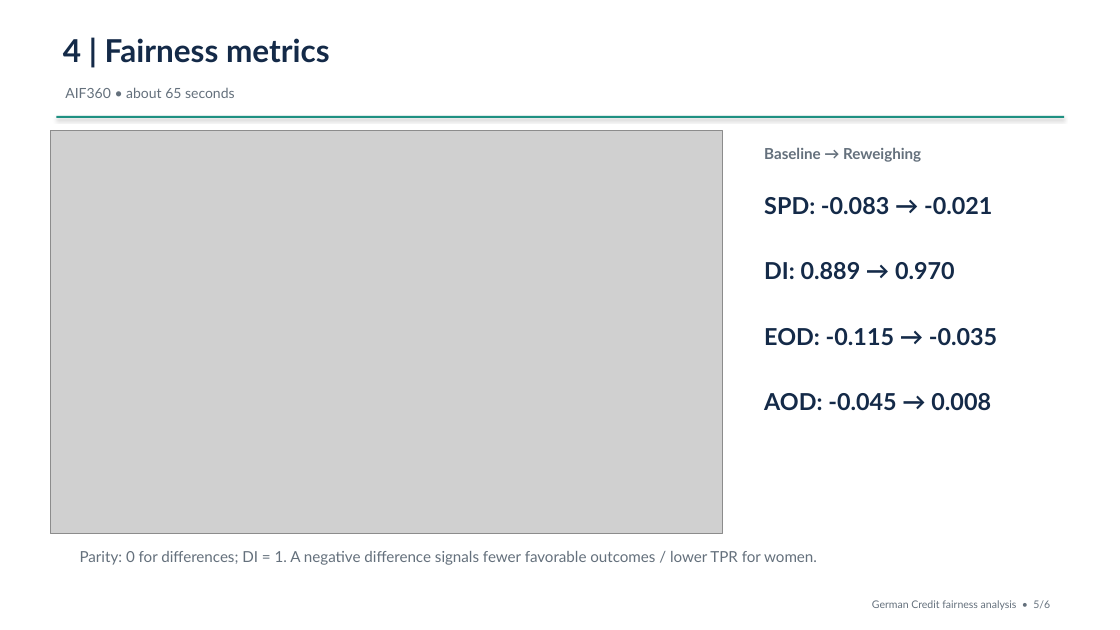
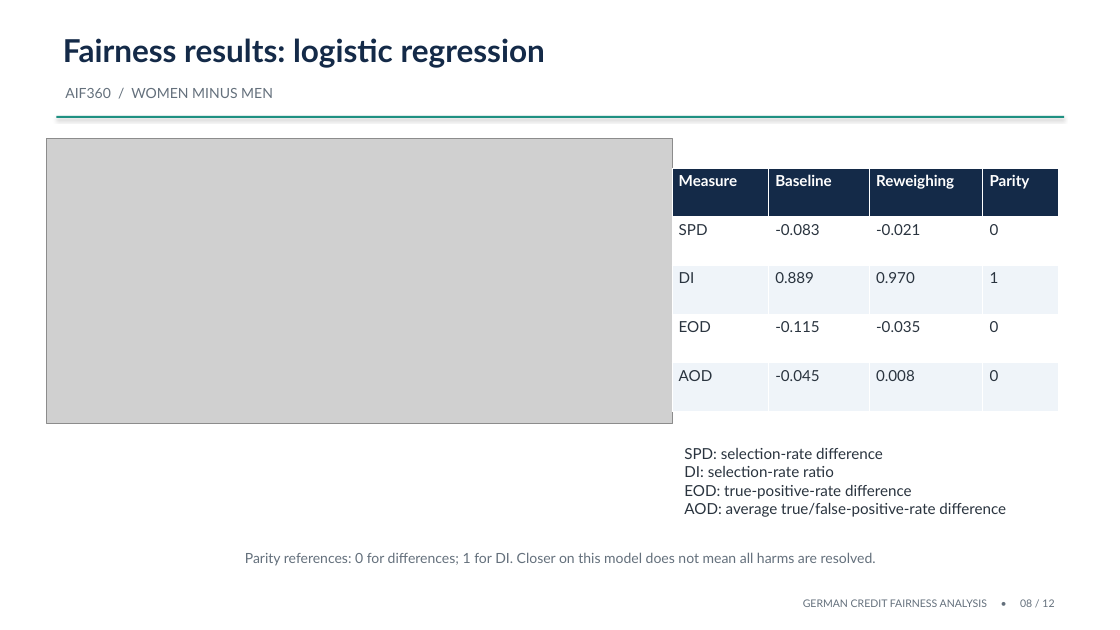
Before and after one commit to Bethel-g/German-Credit-Fairness-analysis, a slide deck: slide 8 of outputs/presentation.pptx (slide 5 before the commit). Drawn at 1120x630 pixels with LibreOffice and Linux fonts; fonts in the diff are those of the drawing; grey boxes stand for pictures. Boxes give left, top, right and bottom in pixels: in the first picture for what was removed or moved away, otherwise in the second. Text is boxed around its words. In the diff, an @@ line names an element or a change of style, - is before the commit and + after.

```diff
--- a/outputs/presentation.pptx
+++ b/outputs/presentation.pptx
@@ text at (63, 38, 545, 68): text changed @@
-4 | Fairness metrics
+Fairness results: logistic regression
@@ text at (65, 88, 273, 98): text changed @@
-AIF360 • about 65 seconds
+AIF360 / WOMEN MINUS MEN
@@ picture: place and size @@
-picture at (50, 130, 723, 534)
+picture at (46, 139, 672, 423)
@@ text removed at (764, 147, 921, 162) @@
-Baseline → Reweighing
@@ table added at (672, 168, 1059, 412), 5 rows, 4 columns @@
+Measure | Baseline | Reweighing | Parity
+SPD | -0.083 | -0.021 | 0
+DI | 0.889 | 0.970 | 1
+EOD | -0.115 | -0.035 | 0
+AOD | -0.045 | 0.008 | 0
@@ text removed at (764, 197, 992, 214) @@
-SPD: -0.083 → -0.021
@@ text removed at (764, 262, 955, 279) @@
-DI: 0.889 → 0.970
@@ text removed at (764, 328, 997, 346) @@
-EOD: -0.115 → -0.035
@@ text removed at (764, 393, 991, 410) @@
-AOD: -0.045 → 0.008
@@ text added at (684, 448, 1006, 517), 13 pt, text #2A343F @@
+SPD: selection-rate difference
+DI: selection-rate ratio
+EOD: true-positive-rate difference
+AOD: average true/false-positive-rate difference
@@ text at (245, 552, 876, 566): text changed; size 13 to 12 pt @@
-Parity: 0 for differences; DI = 1. A negative difference signals fewer favorable outcomes / lower TPR for women.
+Parity references: 0 for differences; 1 for DI. Closer on this model does not mean all harms are resolved.
@@ text at (803, 599, 1054, 607): text changed @@
-German Credit fairness analysis • 5/6
+GERMAN CREDIT FAIRNESS ANALYSIS • 08 / 12
```
Also in this commit, not shown: 11 slides added, 5 slides removed, 15 other files.
